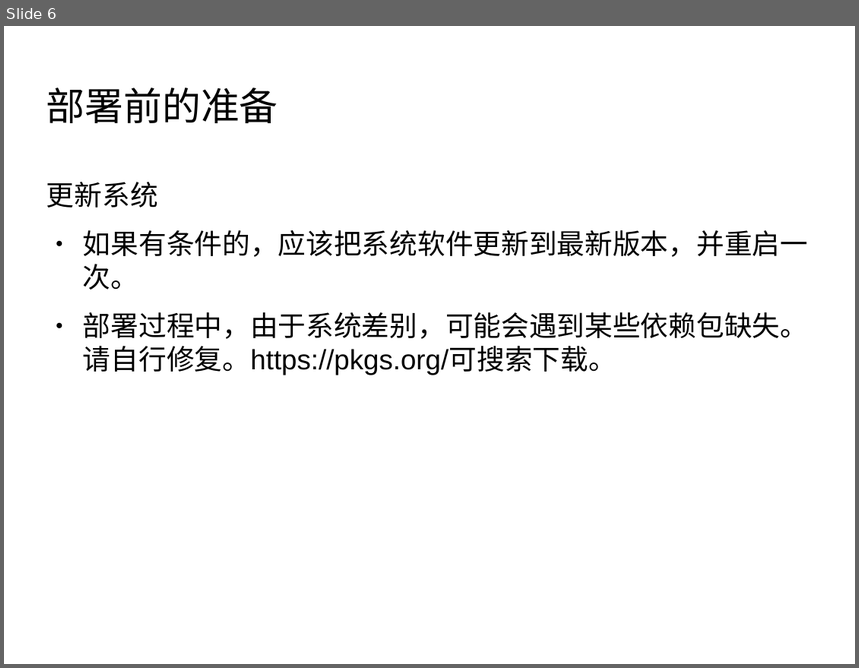
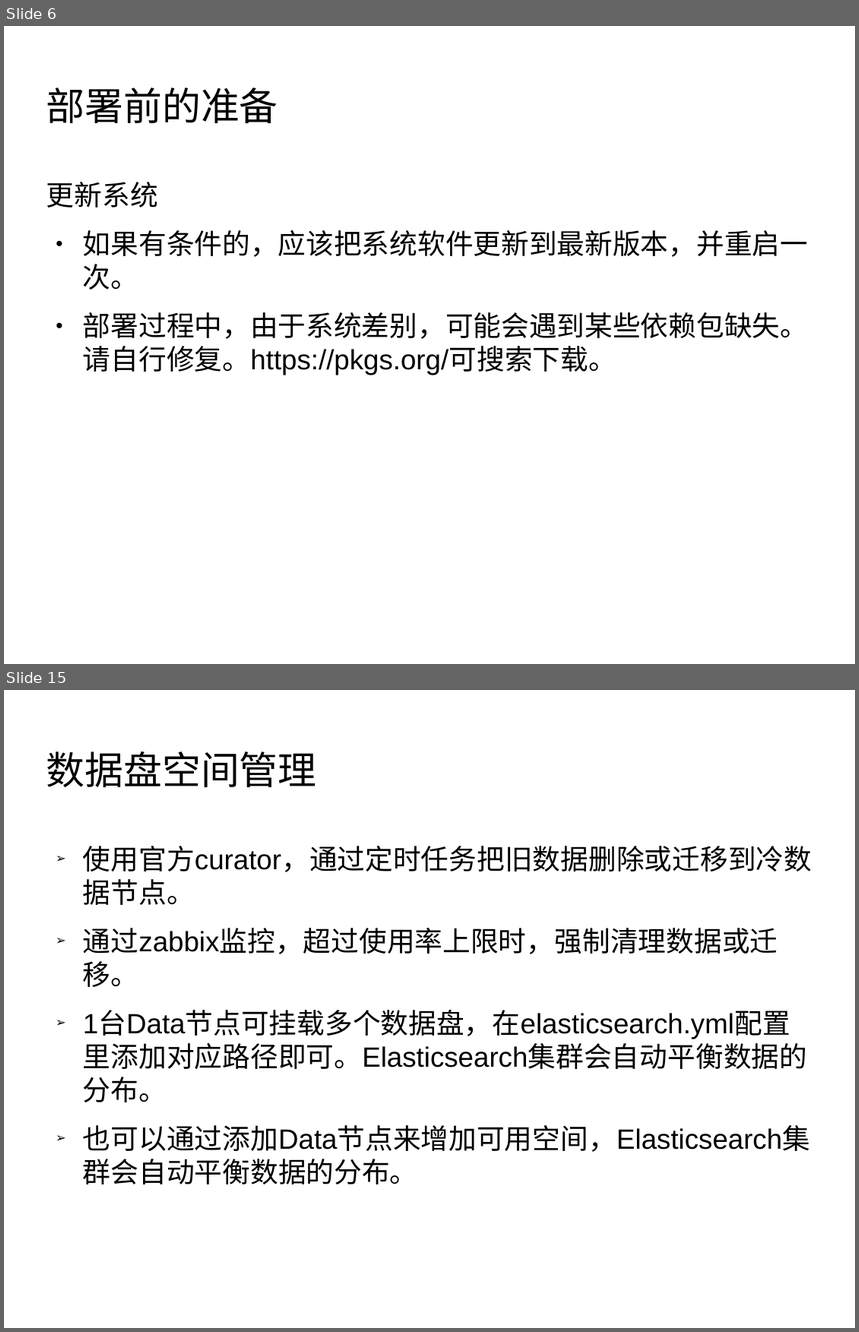
Before and after one commit to bottlelee/ansible-elk-deploy, a slide deck: docs/Arch_intro.odp. Shown one above the other, each under a label of ours: slide 6 before the commit, slides 6 and 15 after it; the slides between them are not shown. The pictures are 859x668 and 859x1332 pixels, drawn with LibreOffice and Linux fonts; fonts in the diff are those of the drawing; background and template pictures are left out. Boxes give left, top, right and bottom in pixels: in the first picture for what was removed or moved away, otherwise in the second. Text is boxed around its words. In the diff, an @@ line names an element or a change of style, - is before the commit and + after.

```diff
--- a/docs/Arch_intro.odp
+++ b/docs/Arch_intro.odp
@@ slide 15 added at (4,690,855,1328), background picture (left out) @@
@@ title added at (47,752,317,787), 36 pt, text #000000 @@
+数据盘空间管理
@@ text added at (83,846,812,1185), 26 pt, text #000000 @@
+➢ 使用官方curator，通过定时任务把旧数据删除或迁移到冷数据节点。
+➢ 通过zabbix监控，超过使用率上限时，强制清理数据或迁移。
+➢ 1台Data节点可挂载多个数据盘，在elasticsearch.yml配置里添加对应路径即可。Elasticsearch集群会自动平衡数据的分布。
+➢ 也可以通过添加Data节点来增加可用空间，Elasticsearch集群会自动平衡数据的分布。
```
Also in this commit, not shown: 3 slides changed, 7 other slides added, 4 other files.
